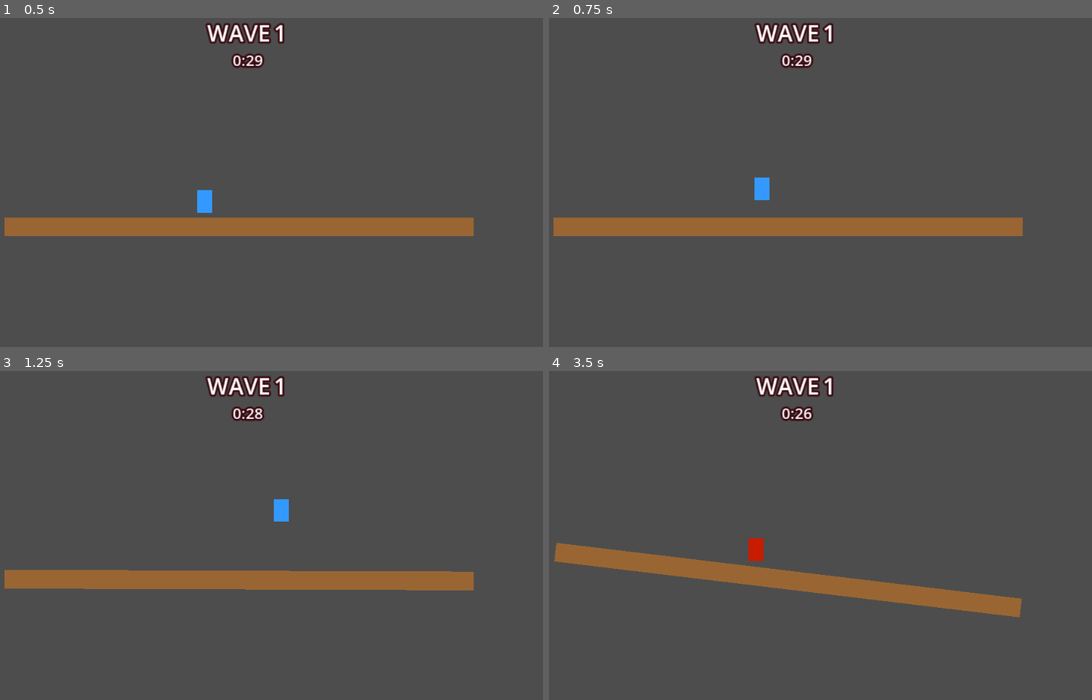
Above: before the commit, frames 1-4 (two rows, left to right).
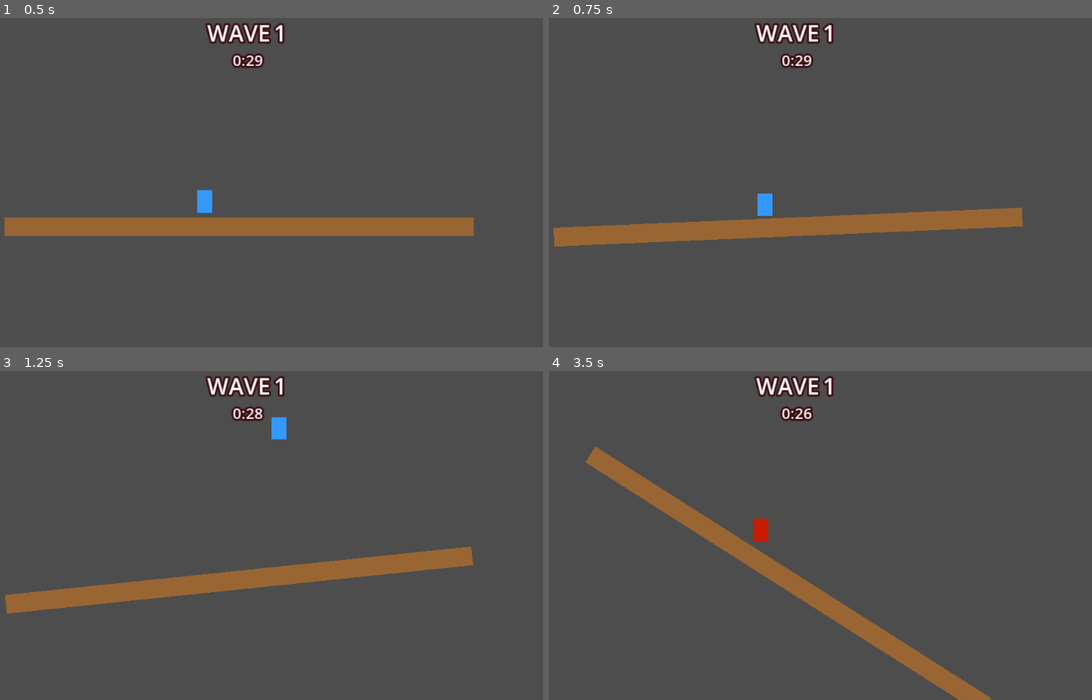
Above: after the commit, the same moments.

Repository: Huffmanz/BadGameIdea
Game: Godot game, scene res://levels/main.tscn
Same seed, same stepped clock (60 frames per second), same inputs: the game is played once before the commit and once after it.
Inputs (mouse positions are in pixels of both pictures, inside the frame that each line leads up to):
- Up to frame 1 (0.5 s): no input
- Up to frame 2 (0.75 s): move the mouse to (929, 162) at 0.52 s; hold D (move_right) from 0.53 s (still down); tap Space (jump) at 0.6 s; click (929, 162) at 0.67 s
- Up to frame 3 (1.25 s): keep holding D (move_right); tap Space (jump) at 0.77, 1.07 s
- Up to frame 4 (3.5 s): move the mouse to (673, 548) at 1.27 s; release D (move_right) at 1.28 s; hold S (move_down) 1.28-2.03 s; tap Space (jump) at 1.35, 1.52, 1.82, 2.1, 2.85, 3.02, 3.32 s; move the mouse to (858, 456) at 2.02 s; hold D (move_right) 2.03-2.78 s; move the mouse to (766, 598) at 2.77 s; hold W (move_up) from 2.78 s (still down); click (766, 598) at 2.92 s

Frame 1 is identical in both runs. In frame 2, 3.1% of the frame differs, in the area x 0-88%, y 48-70%; in frame 3, 6.7%; in frame 4, 9.2%, in the area x 0-88%, y 23-100%.

Commit message:
launch other characters when landing

Diff:
--- a/scene/character/character_base.gd
+++ b/scene/character/character_base.gd
@@ -18,8 +18,6 @@
 var fall_time: float = 0.0
 var move_input: float = 0.0
 
-var save_mass: float = 1.0
-
 func _ready() -> void:
 	# RigidBody2D settings
 	lock_rotation = true
@@ -27,7 +25,6 @@
 	linear_damp = 0.0
 	contact_monitor = true
 	max_contacts_reported = 4
-	save_mass = mass
 
 func _physics_process(delta: float) -> void:
 	_check_grounded()
@@ -40,13 +37,38 @@
 		is_grounded = ground_check_ray.is_colliding()
 		if is_grounded and not lever:
 			lever = ground_check_ray.get_collider() as RigidBody2D
+		if state == State.FALLING and is_grounded:
+			var offset = global_position - lever.global_position
+			lever.apply_impulse(Vector2.DOWN * slam_force * (fall_time + 1.0), offset)
+
+			var side = sign(lever.global_position.x - global_position.x)
+			#find all other characters on the lever and apply an impulse to them
+			var characters = lever.get_tree().get_nodes_in_group("character")
+			for character in characters:
+				if character == self or !character.is_grounded:
+					continue
+				var character_side = sign(lever.global_position.x - character.global_position.x)
+				if character_side != side:
+					launch_character(character, character.jump_force / 4.0)
 		if state == State.SLAMMING and is_grounded:
-			mass = save_mass
-			if lever:
-				print(fall_time)
-				var offset = global_position - lever.global_position
-				lever.apply_impulse(Vector2.DOWN * slam_force * (fall_time + 1.0), offset)
+			var offset = global_position - lever.global_position
+			lever.apply_impulse(Vector2.DOWN * slam_force * (fall_time + 1.0), offset)
 
+			var side = sign(lever.global_position.x - global_position.x)
+			#find all other characters on the lever and apply an impulse to them
+			var characters = lever.get_tree().get_nodes_in_group("character")
+			for character in characters:
+				if character == self or !character.is_grounded:
+					continue
+				var character_side = sign(lever.global_position.x - character.global_position.x)
+				if character_side != side:
+					launch_character(character, character.jump_force)
+
+
+
+func launch_character(character: CharacterBase, force: float) -> void:
+	var offset = character.global_position - lever.global_position
+	character.apply_impulse(Vector2.DOWN * force, offset)
 
 func _update_state(delta: float) -> void:
 	if is_grounded:
--- a/scene/character/character_base.tscn
+++ b/scene/character/character_base.tscn
@@ -5,7 +5,7 @@
 [sub_resource type="CircleShape2D" id="CircleShape2D_wirw2"]
 radius = 8.0
 
-[node name="CharacterBase" type="RigidBody2D" unique_id=2108289193]
+[node name="CharacterBase" type="RigidBody2D" unique_id=2108289193 groups=["character"]]
 collision_layer = 2
 collision_mask = 13
 mass = 5.0
--- a/scene/character/enemy/enemy_save.tscn
+++ b/scene/character/enemy/enemy_save.tscn
@@ -1,18 +1,18 @@
 [gd_scene format=3 uid="uid://djhv8k3m5qxap"]
 
-[ext_resource type="Script" uid="uid://dcv2e8awe4ilr" path="res://scene/character/enemy/enemy.gd" id="1_0r8mk"]
+[ext_resource type="Script" uid="uid://dcv2e8awe4ilr" path="res://scene/character/enemy/enemy.gd" id="1_pftl3"]
 
 [sub_resource type="CircleShape2D" id="CircleShape2D_7p1mj"]
 radius = 8.0
 
-[node name="Enemy" type="RigidBody2D" unique_id=217799125]
+[node name="Enemy" type="RigidBody2D" unique_id=217799125 groups=["enemy"]]
 collision_layer = 2
 collision_mask = 13
 mass = 2.0
 can_sleep = false
 lock_rotation = true
 continuous_cd = 2
-script = ExtResource("1_0r8mk")
+script = ExtResource("1_pftl3")
 patrol_distance = 50.0
 jump_chance = 0.1
 move_force = 500.0
